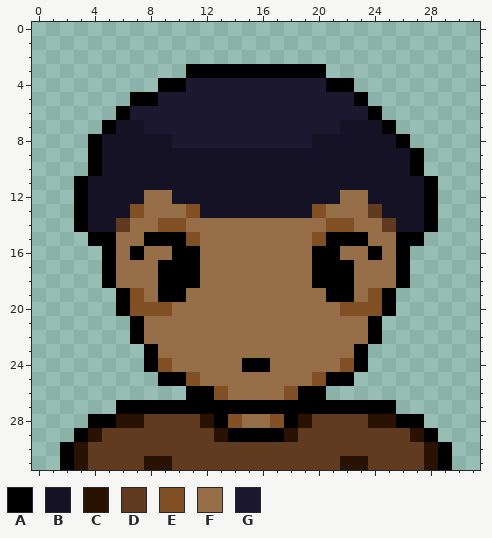
Two states of a pixel-art sprite, assets/profiles/blue/blue.png. The first picture shows the starting point.
The file is 32x32 pixels.
Palette (. is transparent): A #000000  B #141224  C #291202  D #603b1f  E #804f24  F #966f48  G #1b1830
Now the later version:
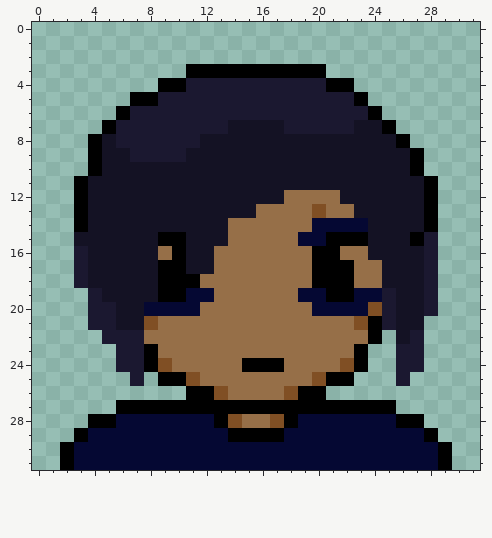
From old to new:
colour D: #603b1f -> #050833
y 7: x 6..7 BB -> GG; x 14..17 GGGG -> BBBB; x 22 B -> G
y 8: x 6..9 BBBB -> GGGG; x 12..19 GGGGGGGG -> BBBBBBBB
y 9: x 7..10 BBBB -> GGGG
y 12: x 8..9 FF -> BB; x 18..23 BBBBFF -> FFFFBB
y 13: x 7..11 EFFFE -> BBBBB; x 16..19 BBBB -> FFFF; x 23..24 FD -> BB
y 14: x 6..13 DFFEEFFF -> BBBBBBBB; x 20..25 FEEFFD -> DDDDBB
y 15: x 3..8 .AAFFA -> BBBBBB; x 11..13 EFF -> BBB; x 19..20 FE -> DD; x 24..26 FFA -> BBB; x 28 . -> G
y 16: x 3..8 ..AFAF -> GBBBBB; x 11..12 AF -> BB; x 24..28 AFA.. -> BBBBG
y 17: x 3..8 ..AFFF -> GBBBBB; x 11..12 AF -> BB; x 25..28 FA.. -> BBBG
y 18: x 3..8 ..AFFF -> GBBBBB; x 25..28 FA.. -> BBBG
y 19: x 4..8 ..AEF -> GBBBB; x 11..12 FF -> DD; x 19..20 FF -> DD; x 23..28 FEA... -> DDGBBG
y 20: x 4..11 ..AEEEFF -> GGBBDDDD; x 20..23 FFEE -> DDDD; x 25..28 A... -> GBBG
y 21: x 4..8 ...AF -> GGBBE; x 23 F -> E; x 25..27 ... -> GBB
y 22: x 5..7 ..A -> GGG; x 26..27 .. -> BG
y 23: x 6..7 .. -> GG; x 26..27 .. -> GG
y 24: x 6..7 .. -> GG; x 17 F -> A; x 26..27 .. -> GG
y 25: x 7 . -> G; x 26 . -> G
y 28: x 6..7 CC -> DD; x 12 C -> D; x 19 C -> D; x 24..25 CC -> DD
y 29: x 4 C -> D; x 13 C -> D; x 18 C -> D; x 27 C -> D
y 30: x 3 C -> D; x 28 C -> D
y 31: x 3 C -> D; x 8..9 CC -> DD; x 22..23 CC -> DD; x 28 C -> D
